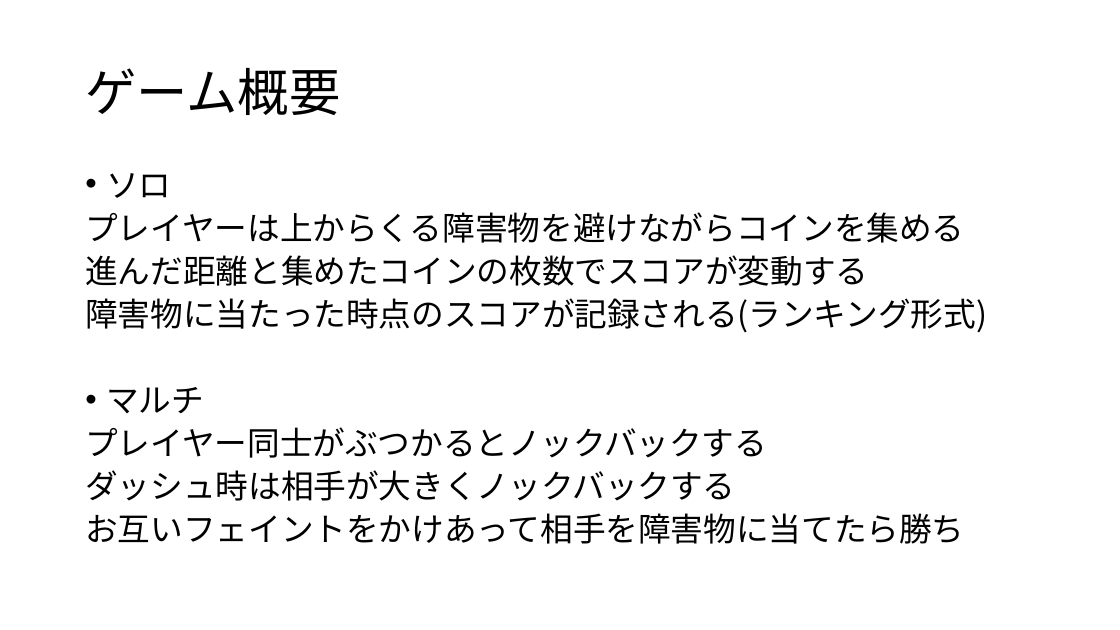
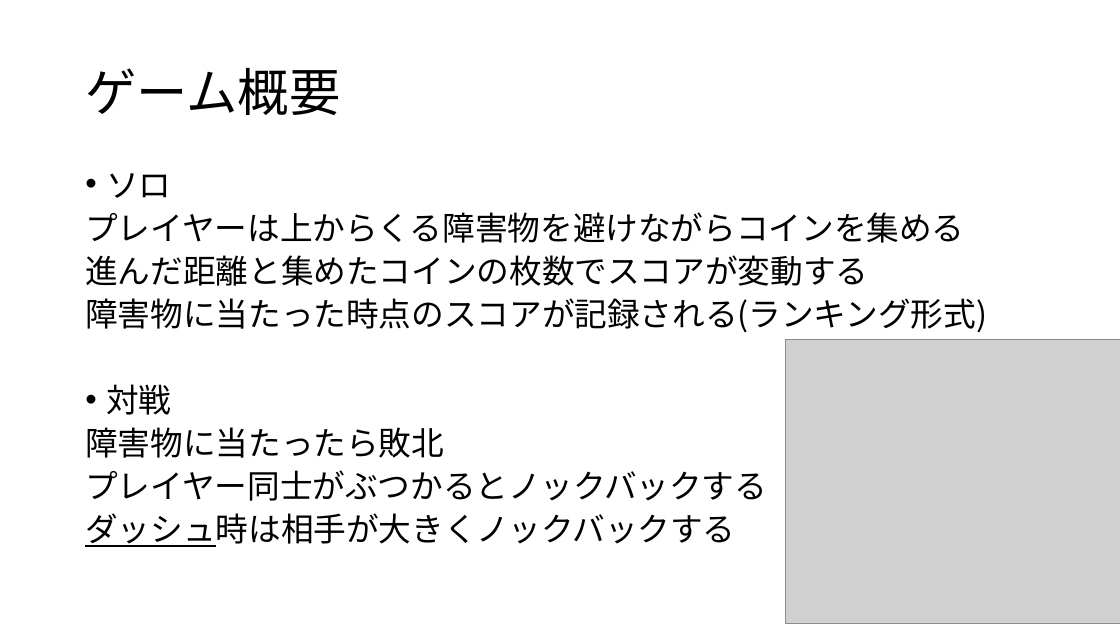
Before and after one commit to Hyde306/UniMan, a slide deck: slide 3 of チーム制作.pptx. Drawn at 1120x630 pixels with LibreOffice and Linux fonts; fonts in the diff are those of the drawing; grey boxes stand for pictures. Boxes give left, top, right and bottom in pixels: in the first picture for what was removed or moved away, otherwise in the second. Text is boxed around its words. In the diff, an @@ line names an element or a change of style, - is before the commit and + after.

```diff
--- a/チーム制作.pptx
+++ b/チーム制作.pptx
@@ picture added at [786, 339, 1120, 624] @@
@@ text at [85, 384, 444, 458]: text changed @@
-• マルチ
+• 対戦
+障害物に当たったら敗北
@@ text at [85, 513, 964, 544]: paragraph removed @@
-お互いフェイントをかけあって相手を障害物に当てたら勝ち
@@ text at [85, 513, 735, 547]: underline on in "ダッシュ時は相手が大きくノックバックする" @@
```
Also in this commit, not shown: 2 other slides changed.
